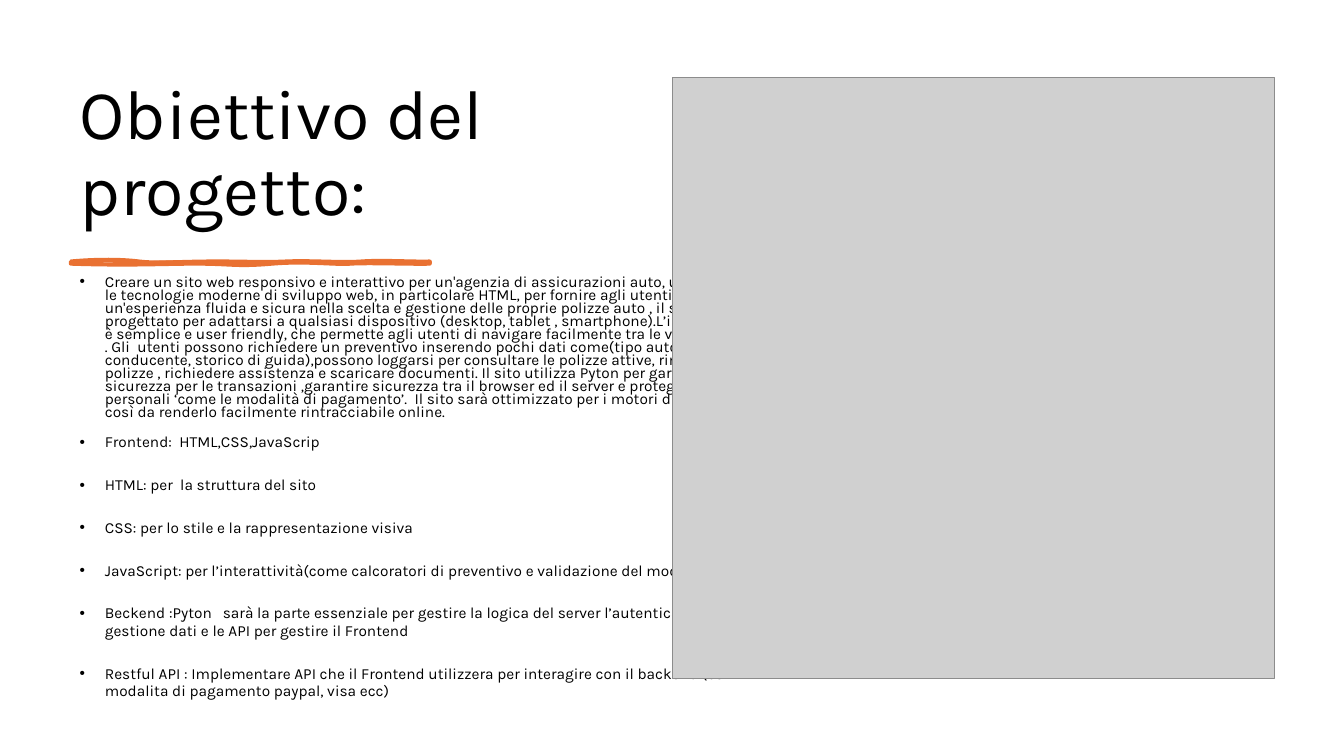
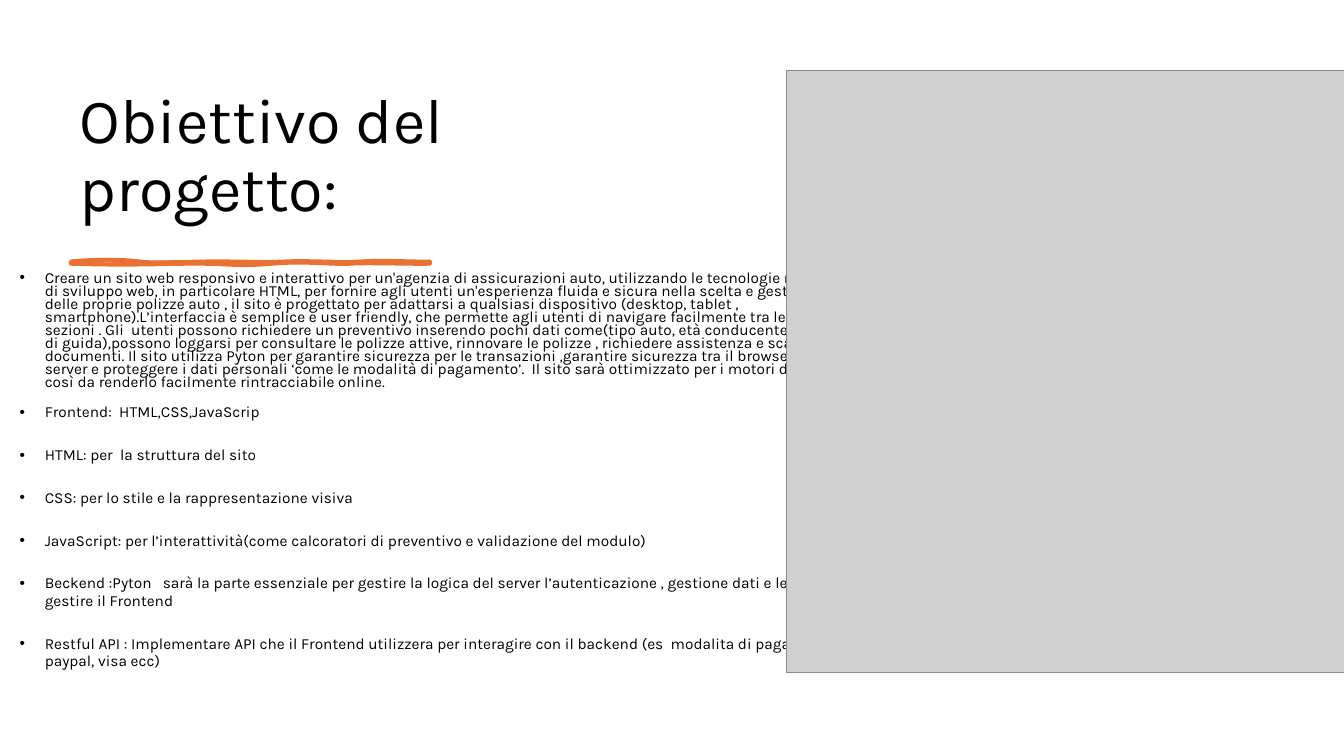
Before and after one commit to Progetti-Universita/tech_web, a slide deck: slide 2 of AssicuraMe.pptx. Drawn at 1344x756 pixels with LibreOffice and Linux fonts; fonts in the diff are those of the drawing; grey boxes stand for pictures. Boxes give left, top, right and bottom in pixels: in the first picture for what was removed or moved away, otherwise in the second. Text is boxed around its words. In the diff, an @@ line names an element or a change of style, - is before the commit and + after.

Commit message:
modifica 2

```diff
--- a/AssicuraMe.pptx
+++ b/AssicuraMe.pptx
@@ title "Obiettivo del progetto:" at bbox=[80, 99, 443, 227]: size 50 to 45 pt @@
@@ picture: place and size @@
-picture at bbox=[673, 78, 1274, 680]
+picture at bbox=[786, 71, 1344, 673]
@@ text "Creare un sito web responsivo ..." rewrapped from bbox=[105, 274, 748, 700] to bbox=[45, 270, 847, 670] @@
```
